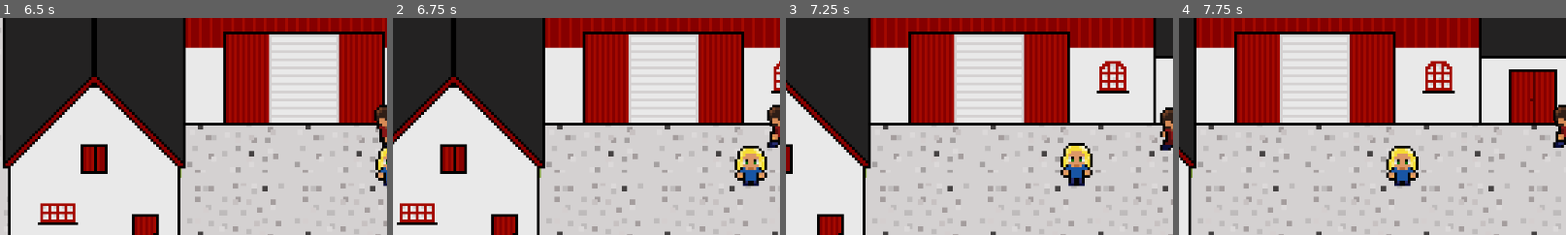
Above: before the commit, frames 1-4 (left to right).
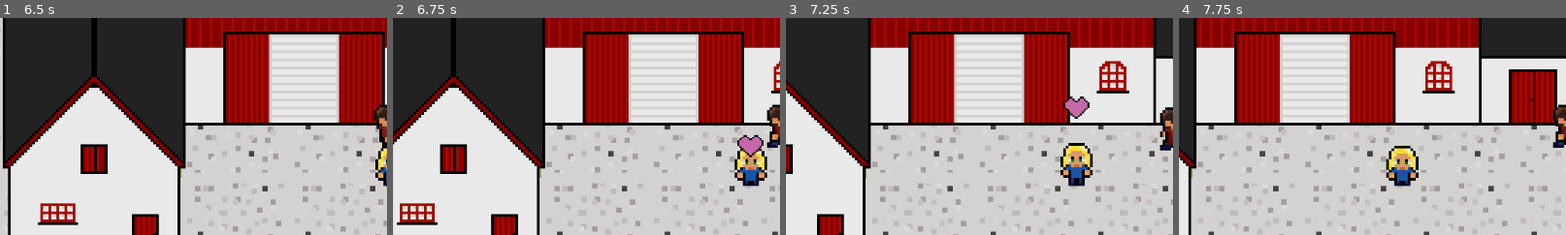
Above: after the commit, the same moments.

Repository: Thomasmc96/frydenlund
Game: Godot game, scene res://scenes/world.tscn
Two runs of this game, one before a commit and one after it. Both use one fixed random seed, a clock stepped at 60 frames per second and the inputs below.
Inputs (mouse positions are % of the whole screen's width and height, from its top left):
- Up to frame 1 (6.5 s): move the mouse to (45, 70) at 0.52 s; hold W (up) 0.53-2.03 s; tap Space (interact, bound only after the commit) every 0.75 s from 0.6 to 5.85 s; move the mouse to (80, 65) at 1.27 s; move the mouse to (20, 35) at 2.02 s; hold A (left) 2.03-3.53 s; move the mouse to (55, 50) at 2.77 s; move the mouse to (35, 25) at 3.52 s; hold S (down) 3.53-4.28 s; move the mouse to (72, 45) at 4.27 s; hold D (right) 4.28-5.03 s; move the mouse to (30, 55) at 5.02 s; hold W (up) 5.03-5.78 s; move the mouse to (60, 28) at 5.77 s; hold D (right) from 5.78 s (still down)
- Up to frame 2 (6.75 s): keep holding D (right); move the mouse to (45, 70) at 6.52 s; tap Space (interact, bound only after the commit) at 6.6 s
- Up to frame 3 (7.25 s): keep holding D (right)
- Up to frame 4 (7.75 s): keep holding D (right); move the mouse to (80, 65) at 7.27 s; tap Space (interact, bound only after the commit) at 7.35 s
The pictures show only the part of the screen within x 0-50%, y 24-74%; the shares and areas given below are measured in that part.

Frame 1 is identical in both runs. In frame 2, 0.5% of the frame differs, in the area x 88-96%, y 53-65%; in frame 3, 0.5%; in frame 4, nothing differs.

Commit message:
rising hearth

Diff:
--- a/project.godot
+++ b/project.godot
@@ -41,6 +41,11 @@
 , Object(InputEventKey,"resource_local_to_scene":false,"resource_name":"","device":-1,"window_id":0,"alt_pressed":false,"shift_pressed":false,"ctrl_pressed":false,"meta_pressed":false,"pressed":false,"keycode":0,"physical_keycode":4194321,"key_label":0,"unicode":0,"echo":false,"script":null)
 ]
 }
+interact={
+"deadzone": 0.5,
+"events": [Object(InputEventKey,"resource_local_to_scene":false,"resource_name":"","device":-1,"window_id":0,"alt_pressed":false,"shift_pressed":false,"ctrl_pressed":false,"meta_pressed":false,"pressed":false,"keycode":0,"physical_keycode":32,"key_label":0,"unicode":32,"echo":false,"script":null)
+]
+}
 
 [rendering]
 
--- a/scenes/alma.tscn
+++ b/scenes/alma.tscn
@@ -28,6 +28,9 @@
 [sub_resource type="CircleShape2D" id="CircleShape2D_rsumw"]
 radius = 4.0
 
+[sub_resource type="CircleShape2D" id="CircleShape2D_6utso"]
+radius = 11.0
+
 [node name="Alma" type="CharacterBody2D"]
 script = ExtResource("1_jgcpn")
 
@@ -40,3 +43,11 @@
 [node name="CollisionShape2D" type="CollisionShape2D" parent="."]
 position = Vector2(0, 3)
 shape = SubResource("CircleShape2D_rsumw")
+
+[node name="Area2D" type="Area2D" parent="."]
+
+[node name="CollisionShape2D" type="CollisionShape2D" parent="Area2D"]
+shape = SubResource("CircleShape2D_6utso")
+
+[connection signal="body_entered" from="Area2D" to="." method="_on_area_2d_body_entered"]
+[connection signal="body_exited" from="Area2D" to="." method="_on_area_2d_body_exited"]
--- a/scenes/ditte.tscn
+++ b/scenes/ditte.tscn
@@ -160,6 +160,8 @@
 [sub_resource type="CircleShape2D" id="CircleShape2D_vqf67"]
 radius = 3.0
 
+[sub_resource type="CircleShape2D" id="CircleShape2D_fibfo"]
+
 [node name="Ditte" type="CharacterBody2D"]
 y_sort_enabled = true
 script = ExtResource("1_b2o5f")
@@ -178,4 +180,11 @@
 unique_name_in_owner = true
 autostart = true
 
+[node name="Area2D" type="Area2D" parent="."]
+
+[node name="CollisionShape2D" type="CollisionShape2D" parent="Area2D"]
+shape = SubResource("CircleShape2D_fibfo")
+
 [connection signal="timeout" from="Timer" to="." method="_on_timer_timeout"]
+[connection signal="body_entered" from="Area2D" to="." method="_on_area_2d_body_entered"]
+[connection signal="body_exited" from="Area2D" to="." method="_on_area_2d_body_exited"]
--- /dev/null
+++ b/scenes/hearth.tscn
@@ -0,0 +1,38 @@
+[gd_scene load_steps=5 format=3 uid="uid://br48noarrrpiq"]
+
+[ext_resource type="Script" path="res://scripts/hearth.gd" id="1_rcbfv"]
+[ext_resource type="Texture2D" uid="uid://ies74dndnbs3" path="res://art/items/hearth.png" id="1_vihsf"]
+
+[sub_resource type="Animation" id="Animation_pd86b"]
+resource_name = "rise"
+length = 0.5
+tracks/0/type = "value"
+tracks/0/imported = false
+tracks/0/enabled = true
+tracks/0/path = NodePath("Sprite2D:position")
+tracks/0/interp = 1
+tracks/0/loop_wrap = true
+tracks/0/keys = {
+"times": PackedFloat32Array(0, 0.4),
+"transitions": PackedFloat32Array(1, 1),
+"update": 0,
+"values": [Vector2(0, 0), Vector2(0, -20)]
+}
+
+[sub_resource type="AnimationLibrary" id="AnimationLibrary_nan3q"]
+_data = {
+"rise": SubResource("Animation_pd86b")
+}
+
+[node name="Hearth" type="Node2D"]
+script = ExtResource("1_rcbfv")
+
+[node name="Sprite2D" type="Sprite2D" parent="."]
+position = Vector2(-4.76837e-07, -20)
+scale = Vector2(0.6875, 0.6875)
+texture = ExtResource("1_vihsf")
+
+[node name="AnimationPlayer" type="AnimationPlayer" parent="."]
+libraries = {
+"": SubResource("AnimationLibrary_nan3q")
+}
--- a/scenes/laban.tscn
+++ b/scenes/laban.tscn
@@ -28,6 +28,8 @@
 [sub_resource type="CircleShape2D" id="CircleShape2D_xvvlx"]
 radius = 4.0
 
+[sub_resource type="CircleShape2D" id="CircleShape2D_oq5ko"]
+
 [node name="Laban" type="CharacterBody2D"]
 script = ExtResource("1_dm8ha")
 
@@ -40,3 +42,11 @@
 [node name="CollisionShape2D" type="CollisionShape2D" parent="."]
 position = Vector2(0, 3)
 shape = SubResource("CircleShape2D_xvvlx")
+
+[node name="Area2D" type="Area2D" parent="."]
+
+[node name="CollisionShape2D" type="CollisionShape2D" parent="Area2D"]
+shape = SubResource("CircleShape2D_oq5ko")
+
+[connection signal="body_entered" from="Area2D" to="." method="_on_area_2d_body_entered"]
+[connection signal="body_exited" from="Area2D" to="." method="_on_area_2d_body_exited"]
--- a/scripts/alma.gd
+++ b/scripts/alma.gd
@@ -1,6 +1,8 @@
 extends CharacterBody2D
 
 class_name Alma
+
+const RiseHearth = preload("res://scripts/riseHearth.gd")
 
 enum STATES {WALKING, IDLE}
 @onready var animated_sprite = %AnimatedSprite2D
@@ -8,5 +10,22 @@
 const speed = 80
 var state = STATES.IDLE
 
+var player_in_area = false
+var player: Player = null
+
 func _physics_process(delta):
 	animated_sprite.play("idle")
+	if player_in_area:
+			if Input.is_action_just_pressed("interact"):
+				var riseHearth = RiseHearth.new()
+				riseHearth.riseHearth($Area2D.global_position, get_parent())
+
+
+func _on_area_2d_body_entered(body):
+	if body is Player:
+		player_in_area = true
+		player = body
+
+func _on_area_2d_body_exited(body):
+	if body is Player:
+		player_in_area = false
--- a/scripts/ditte.gd
+++ b/scripts/ditte.gd
@@ -1,6 +1,8 @@
 extends CharacterBody2D
 
 class_name Ditte
+
+const RiseHearth = preload("res://scripts/riseHearth.gd")
 
 enum STATES {WALKING, IDLE, NEW_DIR}
 @onready var animated_sprite = %AnimatedSprite2D
@@ -12,6 +14,8 @@
 var is_chatting = false
 var direction = Vector2.RIGHT
 
+var player_in_area = false
+var player: Player = null
 
 func _physics_process(delta):
 	if state == STATES.IDLE or state == STATES.NEW_DIR:
@@ -35,6 +39,12 @@
 			STATES.WALKING:
 				move(delta)
 
+	if player_in_area:
+		if Input.is_action_just_pressed("interact"):
+			var riseHearth = RiseHearth.new()
+			riseHearth.riseHearth($Area2D.global_position, get_parent())
+
+
 func chooseRandom(array):
 	array.shuffle()
 	return array.front()
@@ -47,3 +57,12 @@
 func _on_timer_timeout():
 	timer.wait_time = chooseRandom([0.5, 1, 1.5])
 	state = chooseRandom(STATES.values())
+
+func _on_area_2d_body_entered(body):
+	if body is Player:
+		player_in_area = true
+		player = body
+
+func _on_area_2d_body_exited(body):
+	if body is Player:
+		player_in_area = false
--- /dev/null
+++ b/scripts/hearth.gd
@@ -0,0 +1,9 @@
+extends Node2D
+
+func _ready():
+	rise()
+
+func rise():
+	$AnimationPlayer.play("rise")
+	await get_tree().create_timer(1).timeout
+	queue_free()
--- a/scripts/laban.gd
+++ b/scripts/laban.gd
@@ -1,6 +1,8 @@
 extends CharacterBody2D
 
 class_name Laban
+
+const RiseHearth = preload("res://scripts/riseHearth.gd")
 
 enum STATES {WALKING, IDLE}
 @onready var animated_sprite = %AnimatedSprite2D
@@ -8,5 +10,22 @@
 const speed = 80
 var state = STATES.IDLE
 
+var player_in_area = false
+var player: Player = null
+
 func _physics_process(delta):
 	animated_sprite.play("idle")
+	if player_in_area:
+		if Input.is_action_just_pressed("interact"):
+			var riseHearth = RiseHearth.new()
+			riseHearth.riseHearth($Area2D.global_position, get_parent())
+
+
+func _on_area_2d_body_entered(body):
+	if body is Player:
+		player_in_area = true
+		player = body
+
+func _on_area_2d_body_exited(body):
+	if body is Player:
+		player_in_area = false
--- /dev/null
+++ b/scripts/riseHearth.gd
@@ -0,0 +1,10 @@
+extends Node
+
+class_name RiseHearth
+
+var hearth = preload("res://scenes/hearth.tscn")
+
+func riseHearth(start_pos, parent):
+	var hearth_instance = hearth.instantiate()
+	hearth_instance.global_position = start_pos
+	parent.add_child(hearth_instance)
Binary file added: art/items/hearth.png
Not shown, added: art/items/hearth.png.import
Not shown: 1 places in scenes/alma.tscn that only renumber resources
Not shown: 1 places in scenes/ditte.tscn that only renumber resources
Not shown: 1 places in scenes/laban.tscn that only renumber resources
